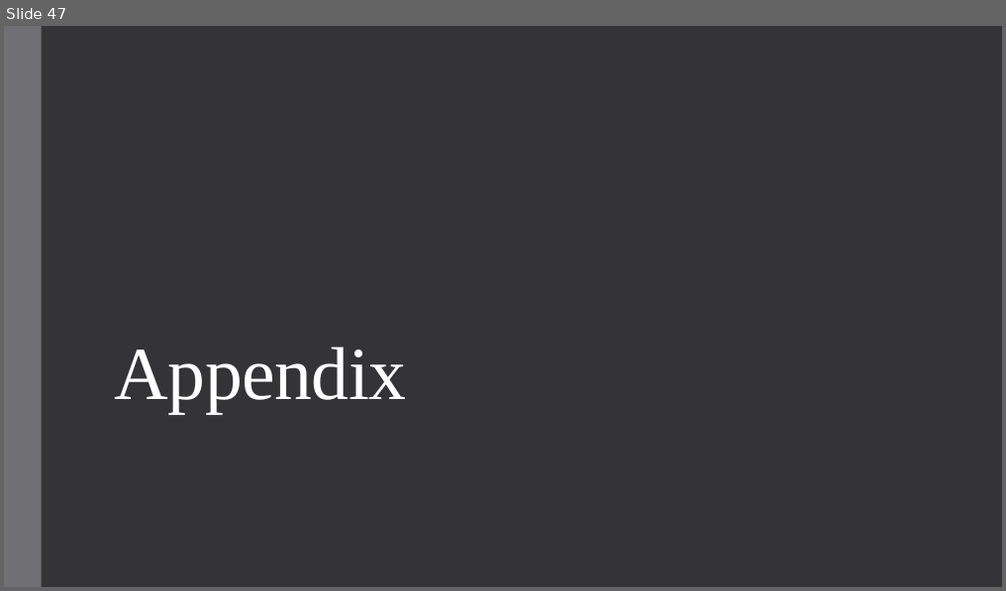
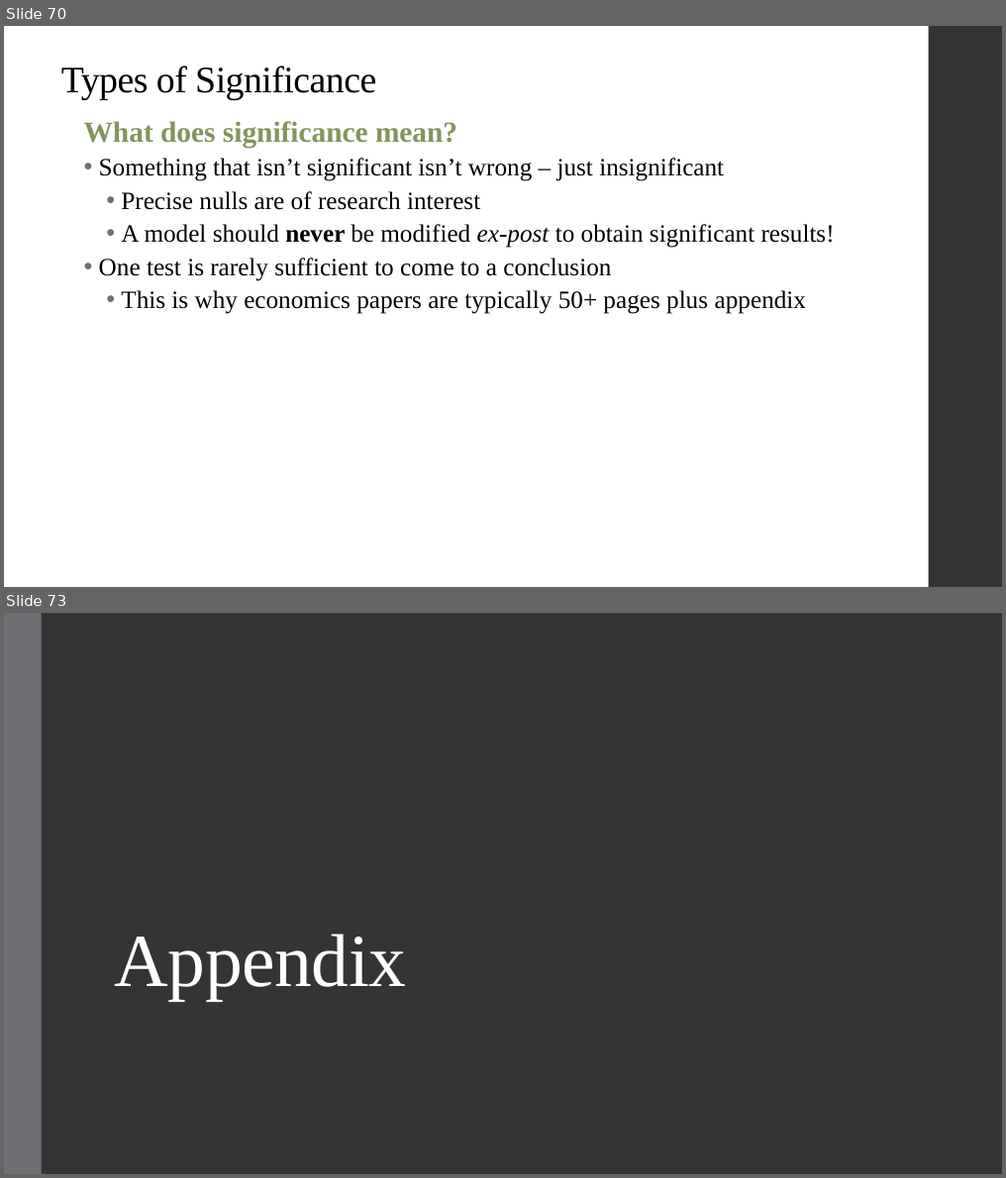
Before and after one commit to alex-hoagland/HAD5744, a slide deck: Lecture02_UnivariateOLS/Lecture2_OLS.pptx. Shown one above the other, each under a label of ours: slide 47 before the commit, slides 70 and 73 after it; the slides between them are not shown. The pictures are 1006x591 and 1006x1178 pixels, drawn with LibreOffice and Linux fonts; fonts in the diff are those of the drawing. Boxes give left, top, right and bottom in pixels: in the first picture for what was removed or moved away, otherwise in the second. Text is boxed around its words. In the diff, an @@ line names an element or a change of style, - is before the commit and + after.

```diff
--- a/Lecture02_UnivariateOLS/Lecture2_OLS.pptx
+++ b/Lecture02_UnivariateOLS/Lecture2_OLS.pptx
@@ slide 70 added at <box>4,26,1002,587</box>, background #FFFFFF @@
@@ rectangle added at <box>929,26,1002,587</box>, fill #353537 @@
@@ title added at <box>61,66,376,100</box>, 36 pt, text #000000 @@
+Types of Significance
@@ text added at <box>84,121,835,314</box>, 24 pt, text #000000 @@
+  What does significance mean?
+  • Something that isn’t significant isn’t wrong – just insignificant
+    • Precise nulls are of research interest
+    • A model should never be modified ex-post to obtain significant results!
+  • One test is rarely sufficient to come to a conclusion
+    • This is why economics papers are typically 50+ pages plus appendix
@@ what was slide 47 is now slide 73 @@
```
Also in this commit, not shown: 4 slides changed, 26 other slides added, 1 slide removed, 5 other files.
